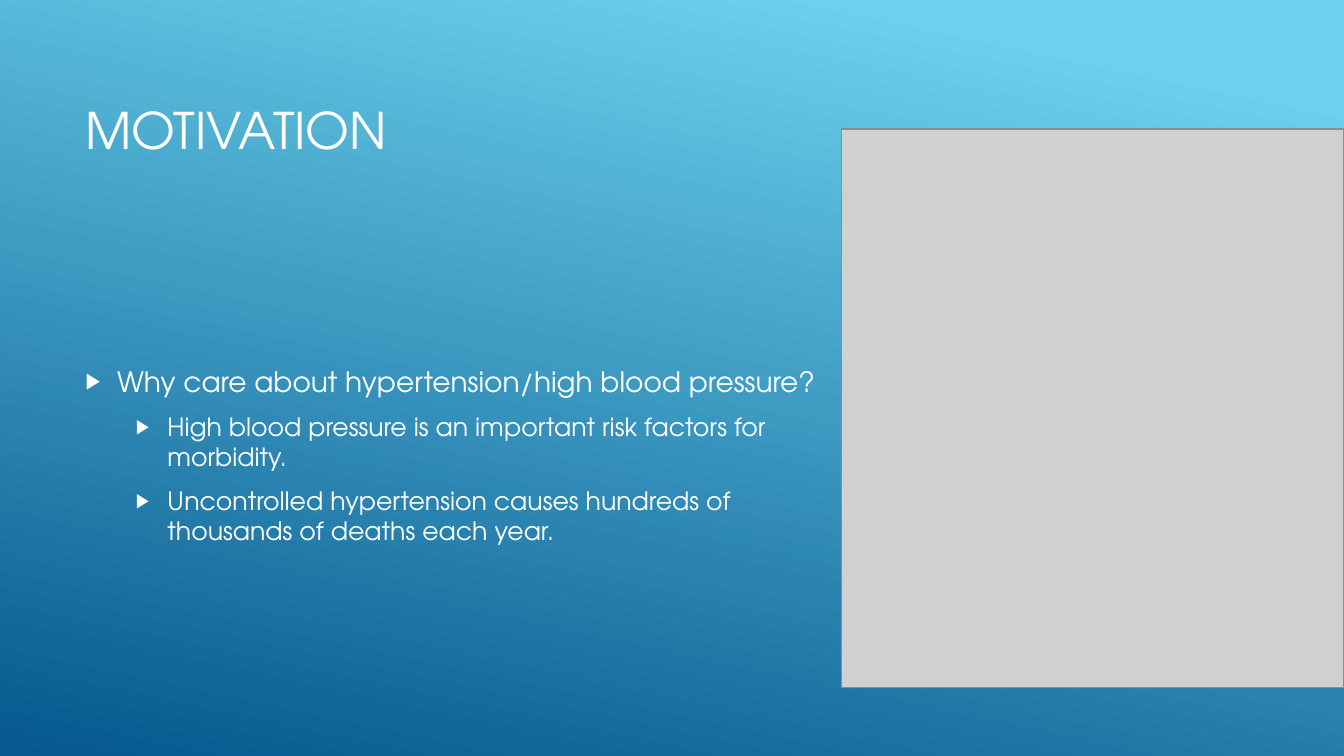
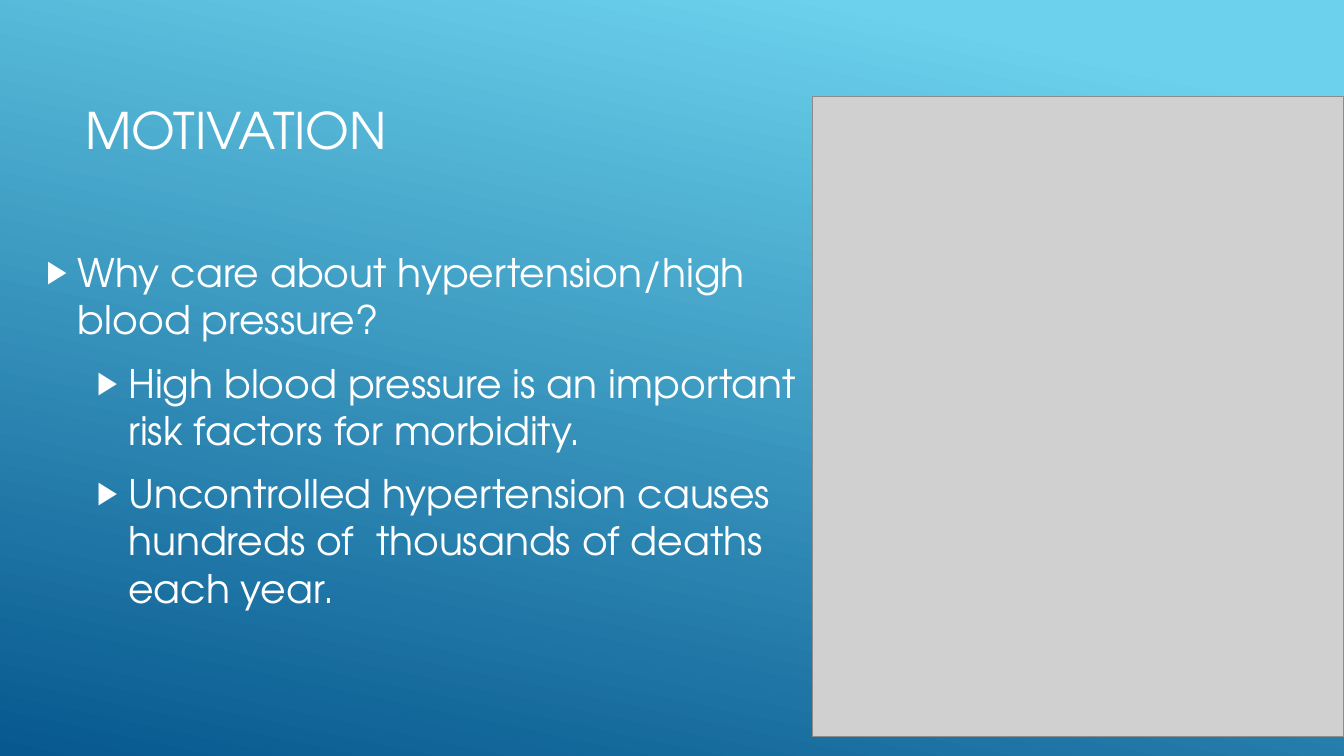
Before and after one commit to buehlere/senior-research, a slide deck: slide 2 of Presentation.pptx. Drawn at 1344x756 pixels with LibreOffice and Linux fonts; fonts in the diff are those of the drawing; grey boxes stand for pictures. Boxes give left, top, right and bottom in pixels: in the first picture for what was removed or moved away, otherwise in the second. Text is boxed around its words. In the diff, an @@ line names an element or a change of style, - is before the commit and + after.

```diff
--- a/Presentation.pptx
+++ b/Presentation.pptx
@@ picture: place and size @@
-picture at <box>841,129,1344,688</box>
+picture at <box>813,96,1344,736</box>
@@ text "Why care about hypertension/high blood ...": place and size @@
-text "Why care about hypertension/high blood ..." at <box>117,371,815,545</box>
+text "Why care about hypertension/high blood ..." at <box>78,258,795,611</box>
@@ text "Why care about hypertension/high blood ..." at <box>78,258,795,611</box>: size 20 to 28.1 pt in "Why care about hypertension/high blood pressure?"; size 18 to 28.1 pt in "High blood pressure is an important risk ...", "Uncontrolled hypertension causes hundreds of thousands of ..."; more space between paragraphs @@
```
Also in this commit, not shown: 6 other slides changed, 11 slides added, 1 slide removed, 10 other files.
